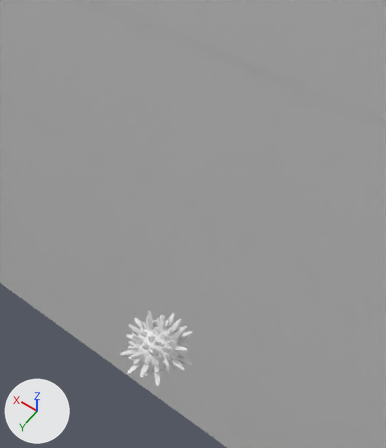
Before and after pictures for a commit that changed the Blender file scenes/hexapod.blend.
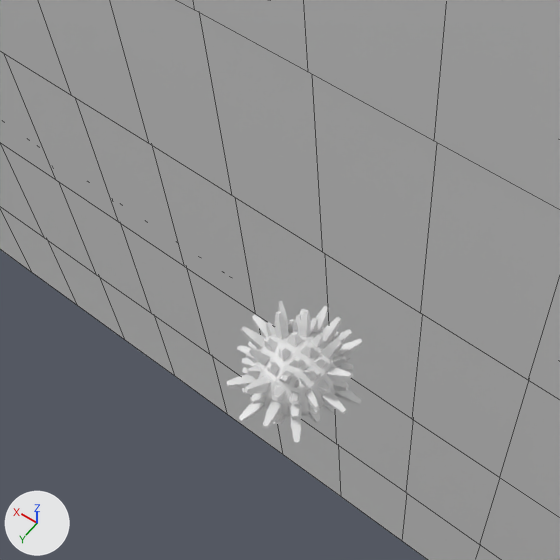
Each version is shown from a camera (50 mm lens) standing at (-5.85, 36.08, 17.7) and looking at (0.7, 26.91, 3.28), then close up on the part from 0% to 77% of the width and 34% to 100% of the height. The axes (+X, +Y, +Z) are drawn at lower left. The lights are the same throughout. The older version's two pictures come first. The close-ups show mesh edges as thin lines. Objects named as collision shapes, trigger or cutter boxes, shadow casters or lower levels of detail are left out.
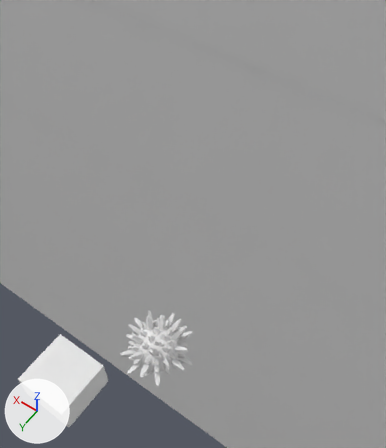
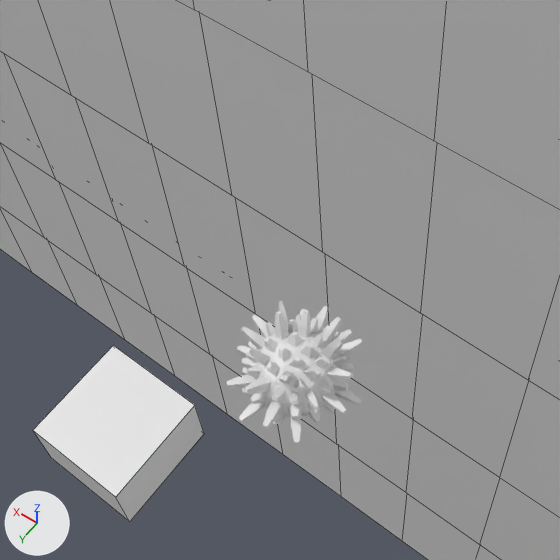
Commit message: Add attack implementation(to be modified)

Location of each change, [x1, y1, x2, y2] in pixels of the close-ups (560 x 560 px):
'AttackRange', added: after [33, 345, 204, 522]

The change, as a diff of the scene's bpy script:
```diff
--- a/scenes/hexapod.blend.py
+++ b/scenes/hexapod.blend.py
@@ ob_attackrange @@
+ob_attackrange = bpy.data.objects.new('AttackRange', me_cube.copy())  # the mesh of ob_collider_049
+ob_attackrange.location = (1.83, 32.87, 0.0)
+ob_attackrange.scale = (1.0, 1.0, 0.658)
```
